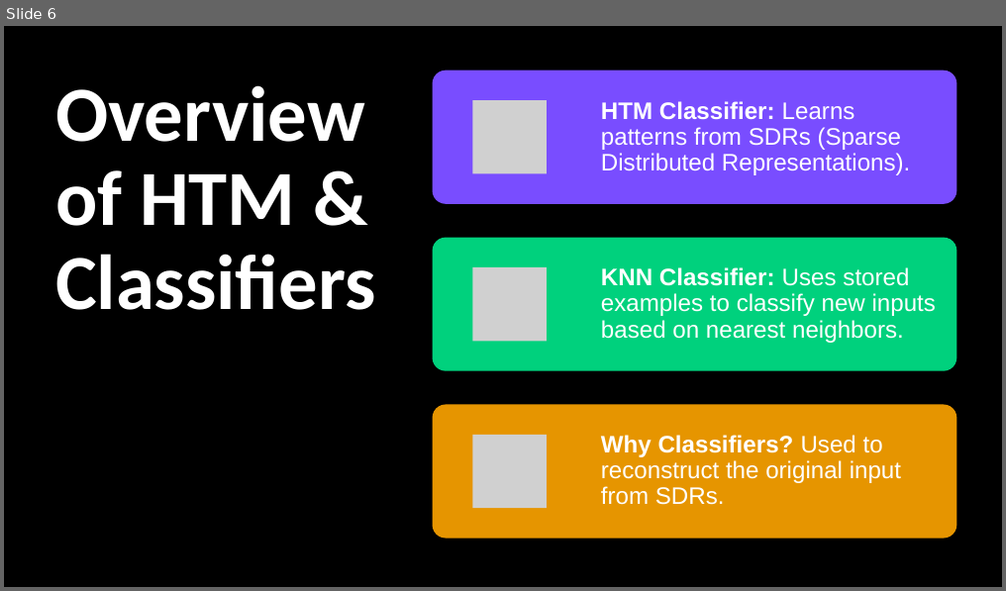
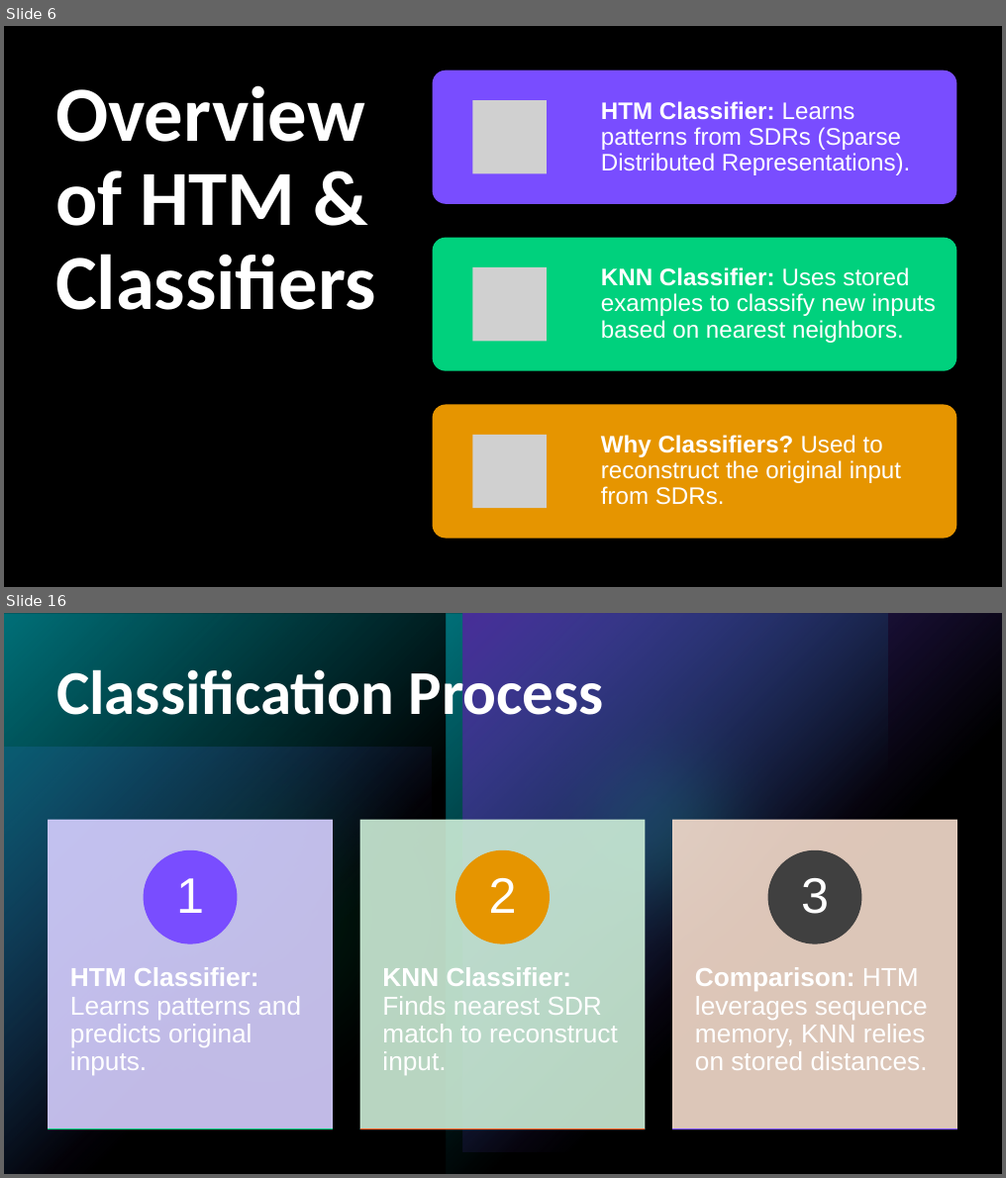
Before and after one commit to prnshubn/neocortexapi-team-untitled, a slide deck: source/Documentation_Team_Untitled/Team_Untitled_Presentation.pptx. Shown one above the other, each under a label of ours: slide 6 before the commit, slides 6 and 16 after it; the slides between them are not shown. The pictures are 1006x591 and 1006x1178 pixels, drawn with LibreOffice and Linux fonts; fonts in the diff are those of the drawing; grey boxes stand for pictures. Boxes give left, top, right and bottom in pixels: in the first picture for what was removed or moved away, otherwise in the second. Text is boxed around its words. In the diff, an @@ line names an element or a change of style, - is before the commit and + after.

Commit message:
Added flow diagram,Methodologies,Classifier process in PPT

```diff
--- a/source/Documentation_Team_Untitled/Team_Untitled_Presentation.pptx
+++ b/source/Documentation_Team_Untitled/Team_Untitled_Presentation.pptx
@@ slide 16 added at [4,613,1002,1174], background #000000; not listed: 5 template elements that a slide beside it also shows @@
@@ rectangle added at [4,613,1002,1174], fill #000000 at 40% opacity @@
@@ title added at [56,663,604,730], 60 pt, text #FFFFFF, bold @@
+Classification Process
@@ ellipse added at [475,646,829,998], fill #00D17D at 60% opacity @@
@@ group added at [49,820,957,1130]: 6 rectangles, 6 texts, 3 ellipses @@
+HTM Classifier: Learns patterns and predicts original inputs.
+1
+KNN Classifier: Finds nearest SDR match to reconstruct input.
+2
+Comparison: HTM leverages sequence memory, KNN relies on stored distances.
+3
```
Also in this commit, not shown: 9 other slides added.
